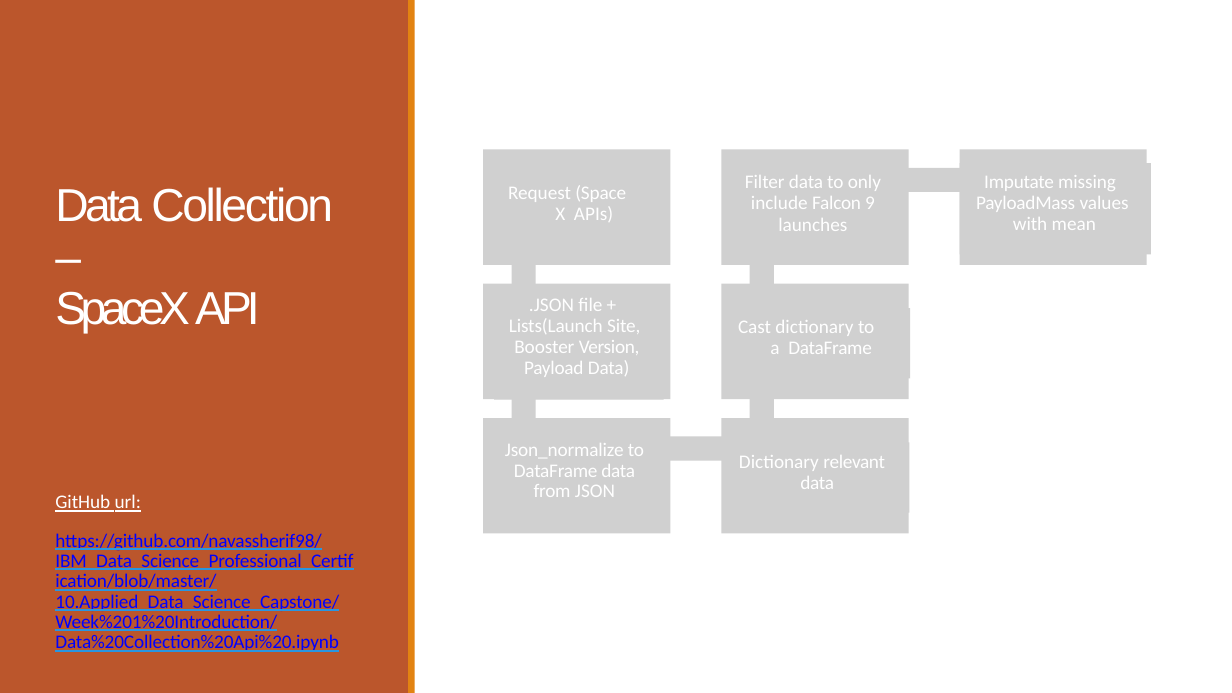
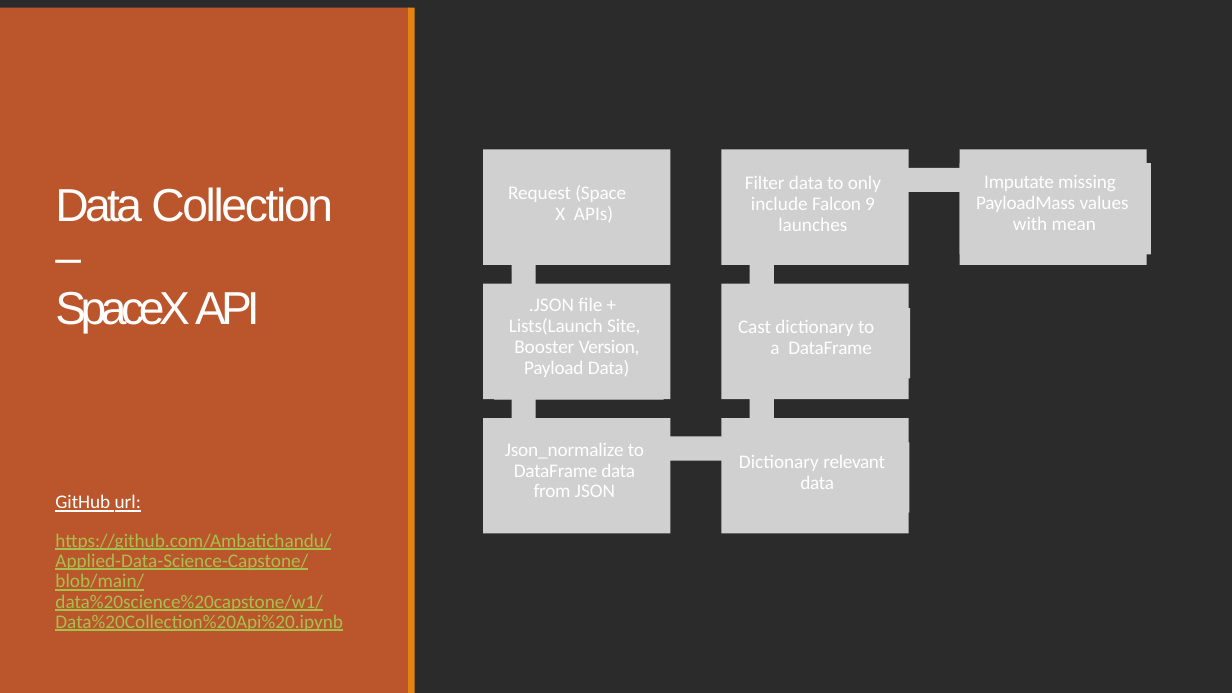
Before and after one commit to Ambatichandu/Applied-Data-Science-Capstone, a slide deck: slide 8 of data science capstone/w5/Data Science Journey.pptx. Drawn at 1232x693 pixels with LibreOffice and Linux fonts; fonts in the diff are those of the drawing; grey boxes stand for pictures; background and template pictures are left out; a plain dark background stands for a picture behind light text. Boxes give left, top, right and bottom in pixels: in the first picture for what was removed or moved away, otherwise in the second. Text is boxed around its words. In the diff, an @@ line names an element or a change of style, - is before the commit and + after.

```diff
--- a/data science capstone/w5/Data Science Journey.pptx
+++ b/data science capstone/w5/Data Science Journey.pptx
@@ background #FFFFFF to picture (left out) @@
@@ freeform shape: place and size @@
-freeform shape at [0,0,409,693]
+freeform shape at [0,7,409,693]
@@ freeform shape: place and size @@
-freeform shape at [409,0,415,693]
+freeform shape at [409,7,415,693]
@@ text at [55,534,343,631]: text changed; text colour #0000FF to #A8BF4D @@
-https://github.com/navassherif98/IBM_Data_Science_Professional_Certification/blob/master/10.Applied_Data_Science_Capstone/Week%201%20Introduction/Data%20Collection%20Api%20.ipynb
+https://github.com/Ambatichandu/Applied-Data-Science-Capstone/blob/main/data%20science%20capstone/w1/Data%20Collection%20Api%20.ipynb
```
Also in this commit, not shown: 46 other slides changed.
